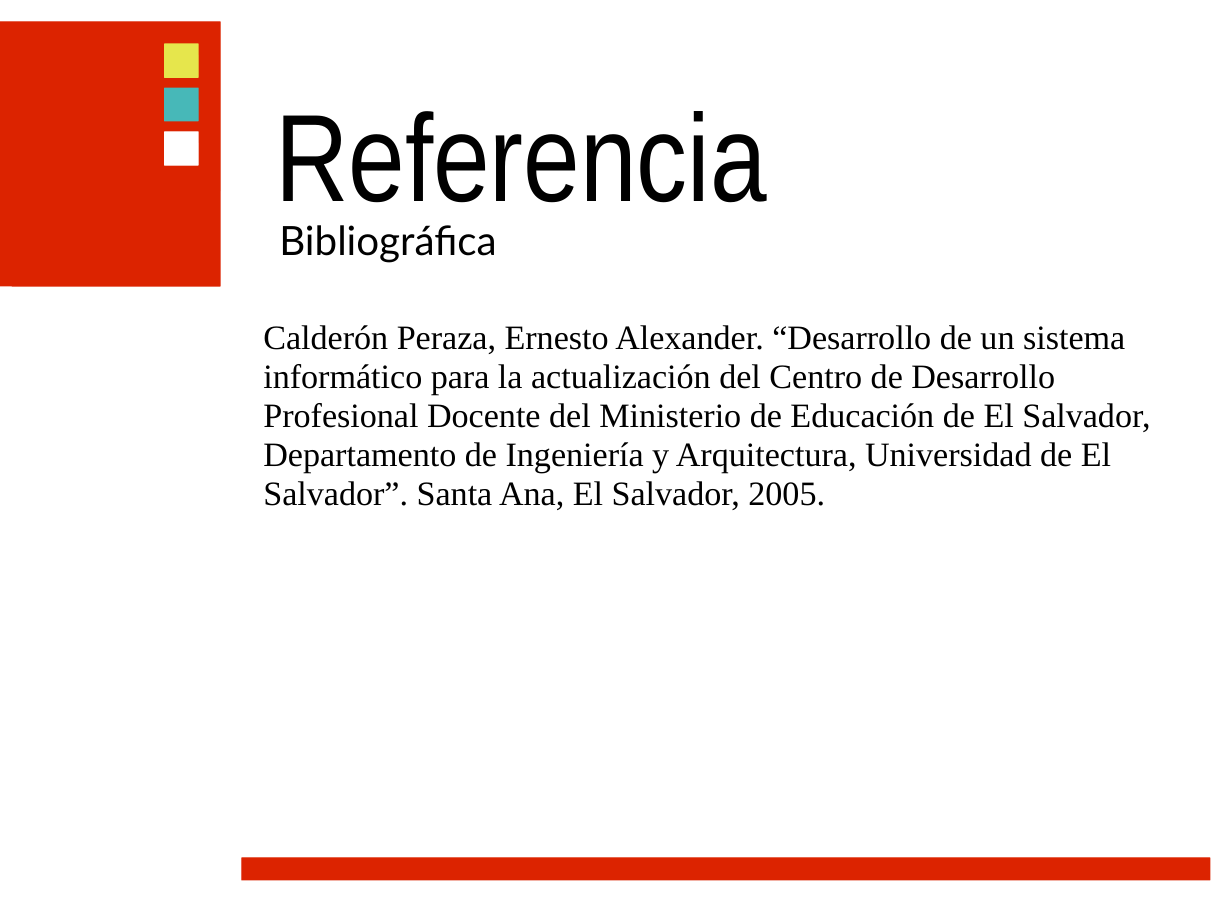
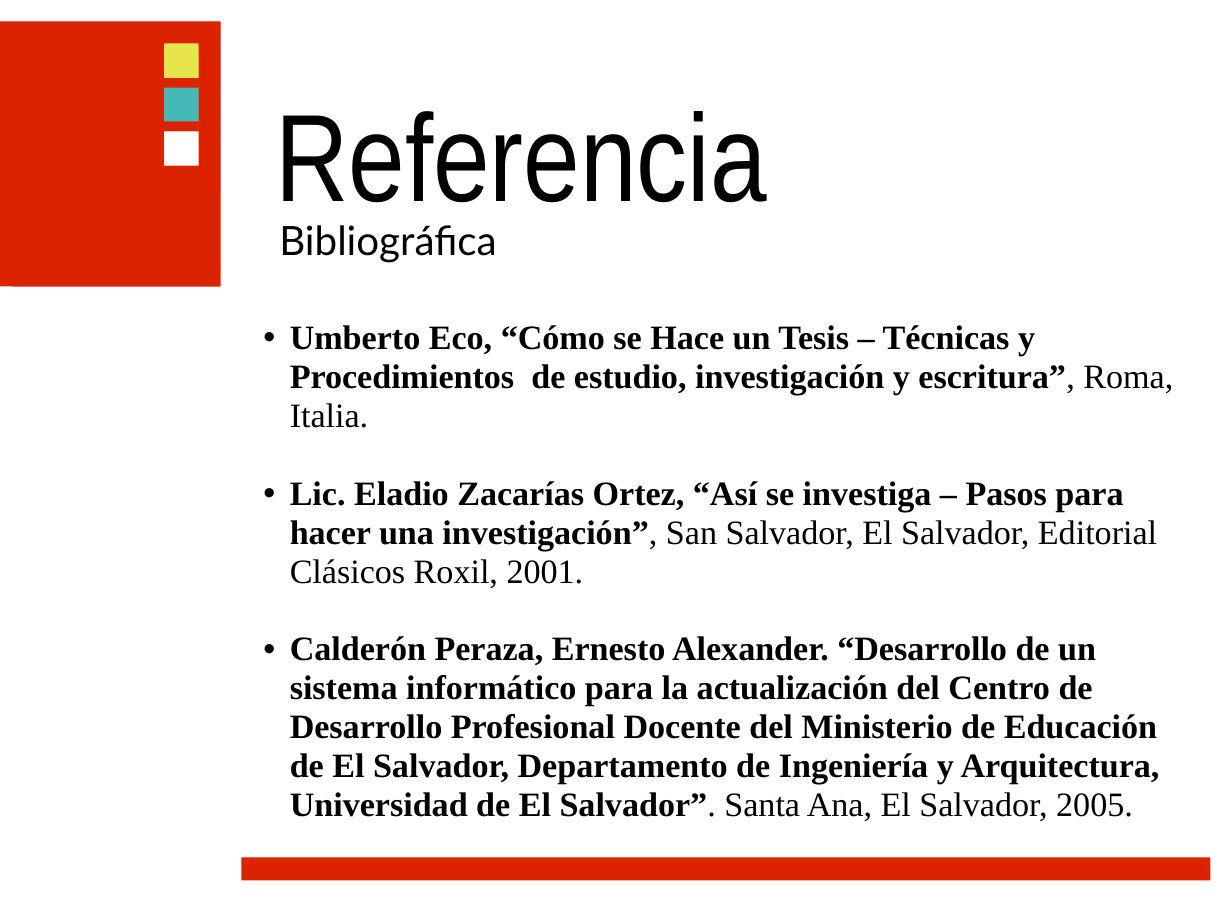
Before and after one commit to ramayac/jhard, a slide deck: slide 29 of presentaciones/primera defensa/jhard.ppt (slide 31 before the commit). Drawn at 1232x924 pixels with LibreOffice and Linux fonts; fonts in the diff are those of the drawing; background and template pictures are left out. Boxes give left, top, right and bottom in pixels: in the first picture for what was removed or moved away, otherwise in the second. Text is boxed around its words. In the diff, an @@ line names an element or a change of style, - is before the commit and + after.

```diff
--- a/presentaciones/primera defensa/jhard.ppt
+++ b/presentaciones/primera defensa/jhard.ppt
@@ text at box(290, 325, 1173, 588): paragraphs added @@
+• Umberto Eco, “Cómo se Hace un Tesis – Técnicas y Procedimientos de estudio, investigación y escritura”, Roma, Italia.
+• Lic. Eladio Zacarías Ortez, “Así se investiga – Pasos para hacer una investigación”, San Salvador, El Salvador, Editorial Clásicos Roxil, 2001.
@@ text at box(290, 636, 1160, 821): bold on in "Calderón Peraza, Ernesto Alexander. “Desarrollo de un ..."; bullet none to • @@
```
Also in this commit, not shown: 8 other slides changed, 2 slides removed.
